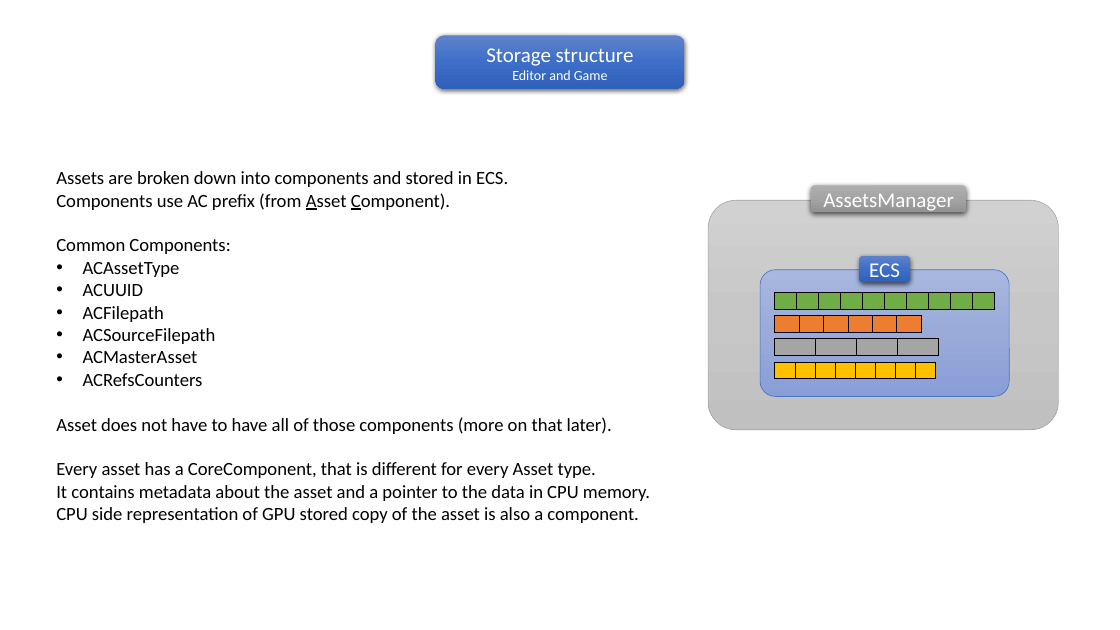
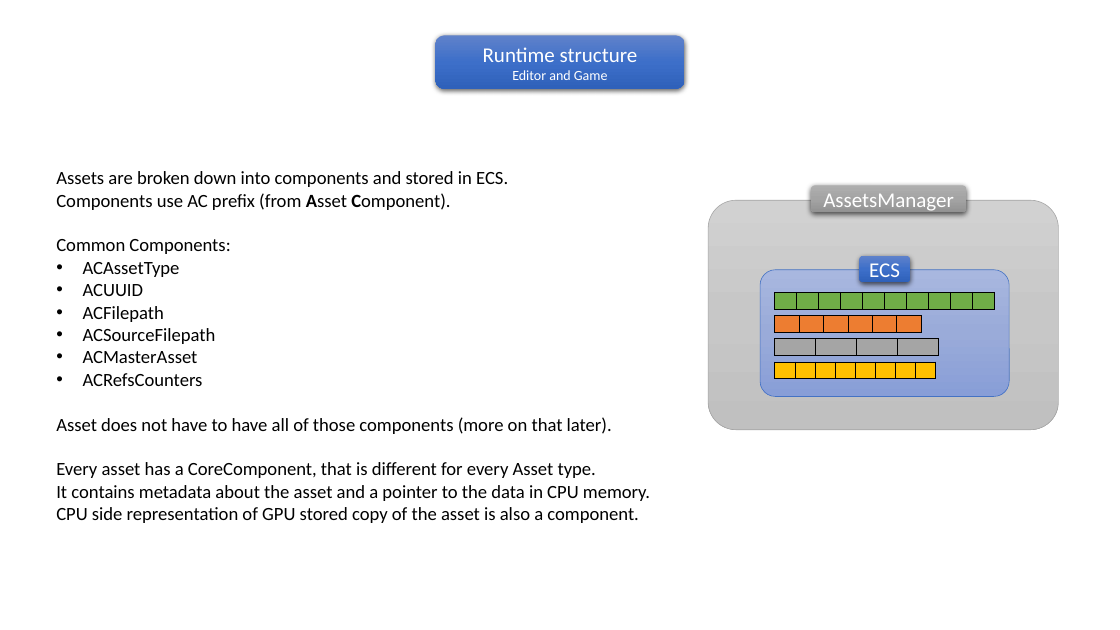
Before and after one commit to pawel-kaleta/FoolsEngine, a slide deck: slide 4 of Documentation/Asset Pipeline.pptx (slide 3 before the commit). Drawn at 1120x630 pixels with LibreOffice and Linux fonts; fonts in the diff are those of the drawing. Boxes give left, top, right and bottom in pixels: in the first picture for what was removed or moved away, otherwise in the second. Text is boxed around its words. In the diff, an @@ line names an element or a change of style, - is before the commit and + after.

```diff
--- a/Documentation/Asset Pipeline.pptx
+++ b/Documentation/Asset Pipeline.pptx
@@ text in rounded rectangle at [483, 47, 638, 62]: text changed @@
-Storage structure
+Runtime structure
@@ text at [56, 193, 450, 210]: bold on, underline off in "Asset Component)." @@
```
Also in this commit, not shown: 4 other slides changed, 1 slide added, 16 other files.
